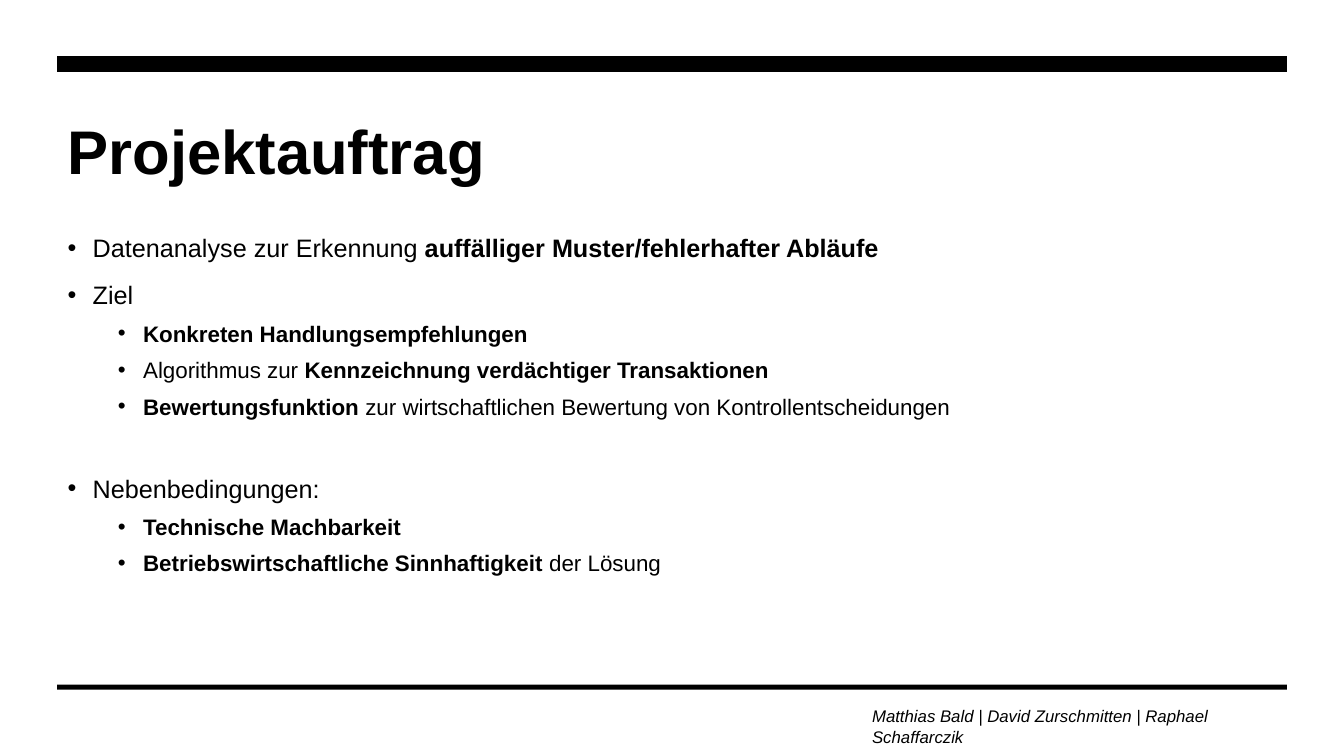
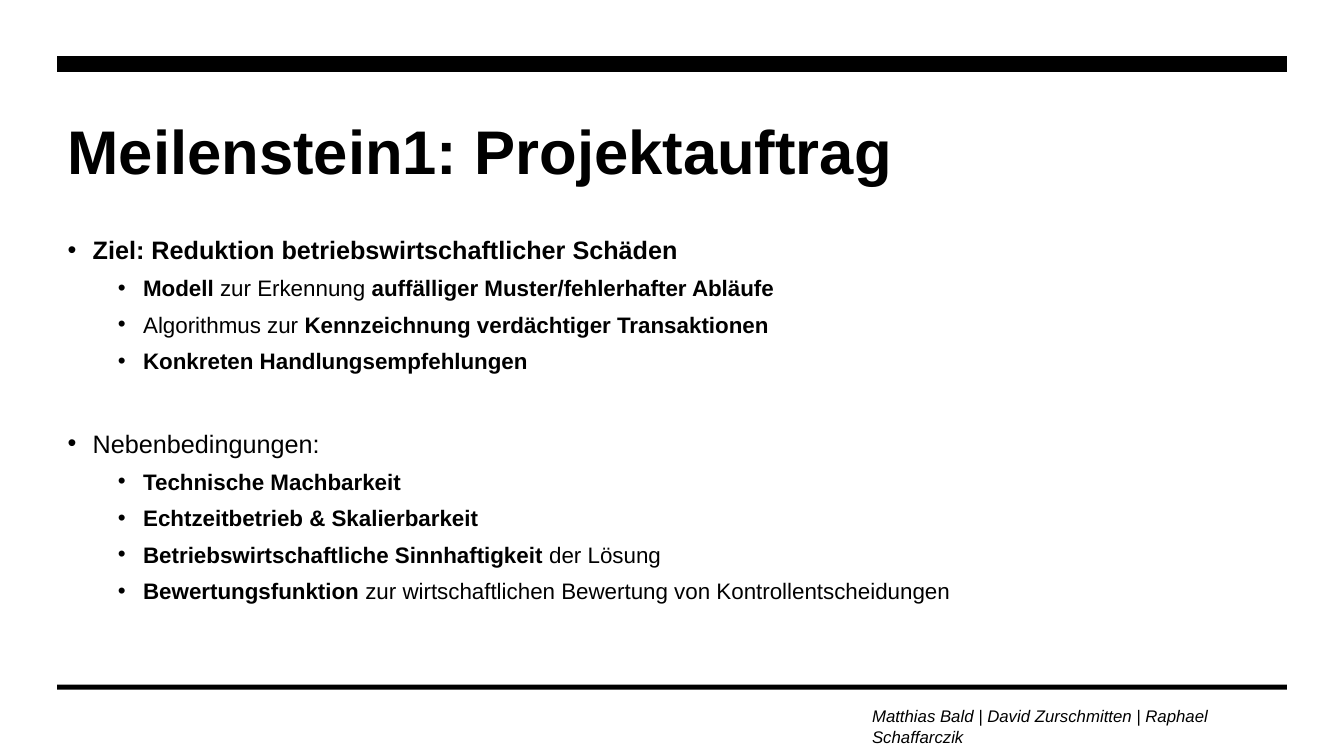
Before and after one commit to zurdavid/projektpraktikum-datascience, a slide deck: slide 8 of präsentationen/Abschlusspräsentation_Entwurf.pptx. Drawn at 1344x756 pixels with LibreOffice and Linux fonts; fonts in the diff are those of the drawing. Boxes give left, top, right and bottom in pixels: in the first picture for what was removed or moved away, otherwise in the second. Text is boxed around its words. In the diff, an @@ line names an element or a change of style, - is before the commit and + after.

```diff
--- a/präsentationen/Abschlusspräsentation_Entwurf.pptx
+++ b/präsentationen/Abschlusspräsentation_Entwurf.pptx
@@ title at (68,129,891,186): text changed @@
-Projektauftrag
+Meilenstein1: Projektauftrag
@@ text at (93,240,774,338): text changed; size 18 to 16 pt @@
-• Datenanalyse zur Erkennung auffälliger Muster/fehlerhafter Abläufe
-• Ziel
+• Ziel: Reduktion betriebswirtschaftlicher Schäden
+  • Modell zur Erkennung auffälliger Muster/fehlerhafter Abläufe
+  • Algorithmus zur Kennzeichnung verdächtiger Transaktionen
@@ text at (143,361,949,420): paragraphs removed @@
-  • Algorithmus zur Kennzeichnung verdächtiger Transaktionen
-  • Bewertungsfunktion zur wirtschaftlichen Bewertung von Kontrollentscheidungen
@@ text at (143,509,478,527): paragraph added @@
+  • Echtzeitbetrieb & Skalierbarkeit
@@ text at (143,582,949,604): paragraph added @@
+  • Bewertungsfunktion zur wirtschaftlichen Bewertung von Kontrollentscheidungen
```
Also in this commit, not shown: 9 other slides changed, 4 slides added, 4 slides removed, 2 other files.
